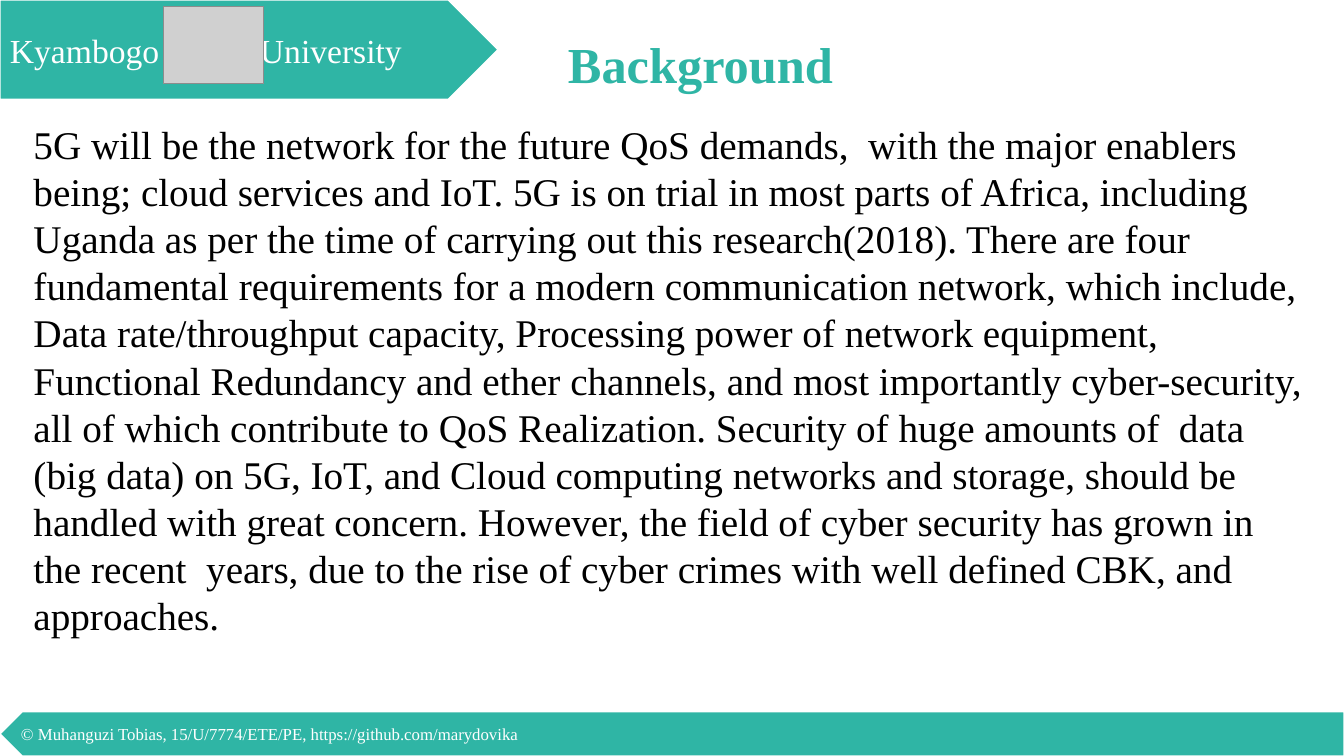
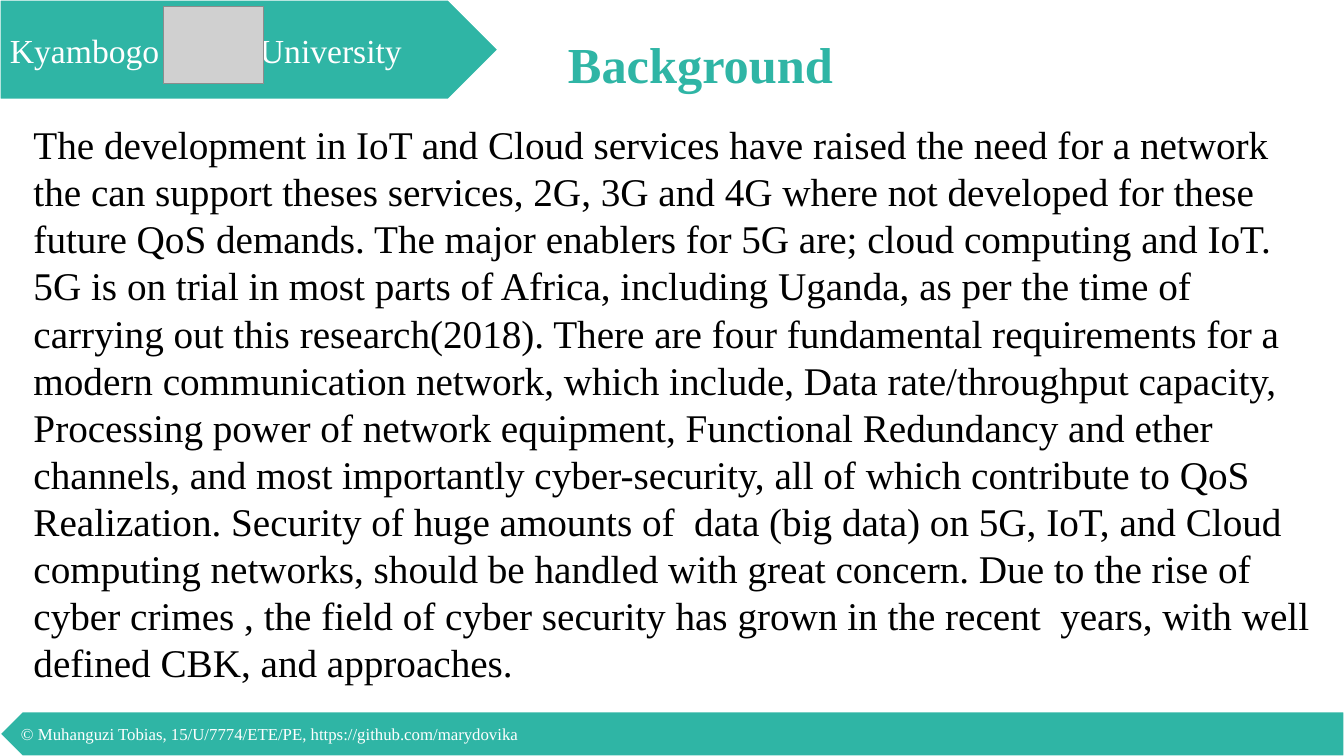
Before and after one commit to marydovika/Cyber-Security-Project-for-5G-IoT-Cloud-NFC, a slide deck: slide 3 of presentations/proposalPresentation.pptx. Drawn at 1344x756 pixels with LibreOffice and Linux fonts; fonts in the diff are those of the drawing; grey boxes stand for pictures. Boxes give left, top, right and bottom in pixels: in the first picture for what was removed or moved away, otherwise in the second. Text is boxed around its words. In the diff, an @@ line names an element or a change of style, - is before the commit and + after.

```diff
--- a/presentations/proposalPresentation.pptx
+++ b/presentations/proposalPresentation.pptx
@@ text at (33, 131, 1309, 685): text changed @@
-5G will be the network for the future QoS demands, with the major enablers being; cloud services and IoT. 5G is on trial in most parts of Africa, including Uganda as per the time of carrying out this research(2018). There are four fundamental requirements for a modern communication network, which include, Data rate/throughput capacity, Processing power of network equipment, Functional Redundancy and ether channels, and most importantly cyber-security, all of which contribute to QoS Realization. Security of huge amounts of data (big data) on 5G, IoT, and Cloud computing networks and storage, should be handled with great concern. However, the field of cyber security has grown in the recent years, due to the rise of cyber crimes with well defined CBK, and approaches.
+The development in IoT and Cloud services have raised the need for a network the can support theses services, 2G, 3G and 4G where not developed for these future QoS demands. The major enablers for 5G are; cloud computing and IoT. 5G is on trial in most parts of Africa, including Uganda, as per the time of carrying out this research(2018). There are four fundamental requirements for a modern communication network, which include, Data rate/throughput capacity, Processing power of network equipment, Functional Redundancy and ether channels, and most importantly cyber-security, all of which contribute to QoS Realization. Security of huge amounts of data (big data) on 5G, IoT, and Cloud computing networks, should be handled with great concern. Due to the rise of cyber crimes , the field of cyber security has grown in the recent years, with well defined CBK, and approaches.
```
Also in this commit, not shown: 15 other slides changed, 11 slides removed.
